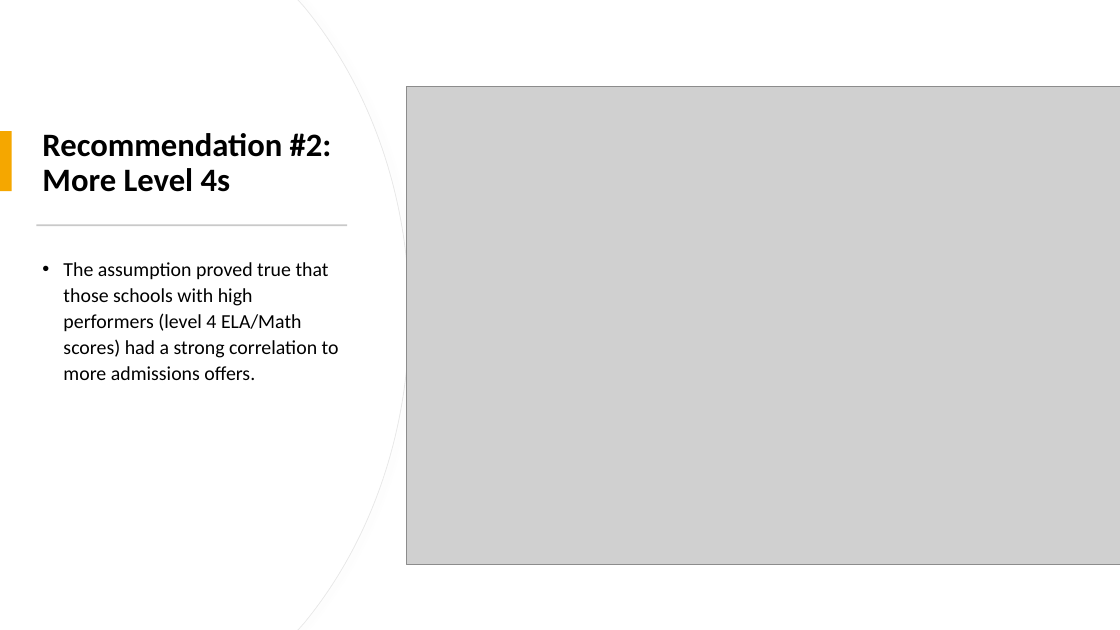
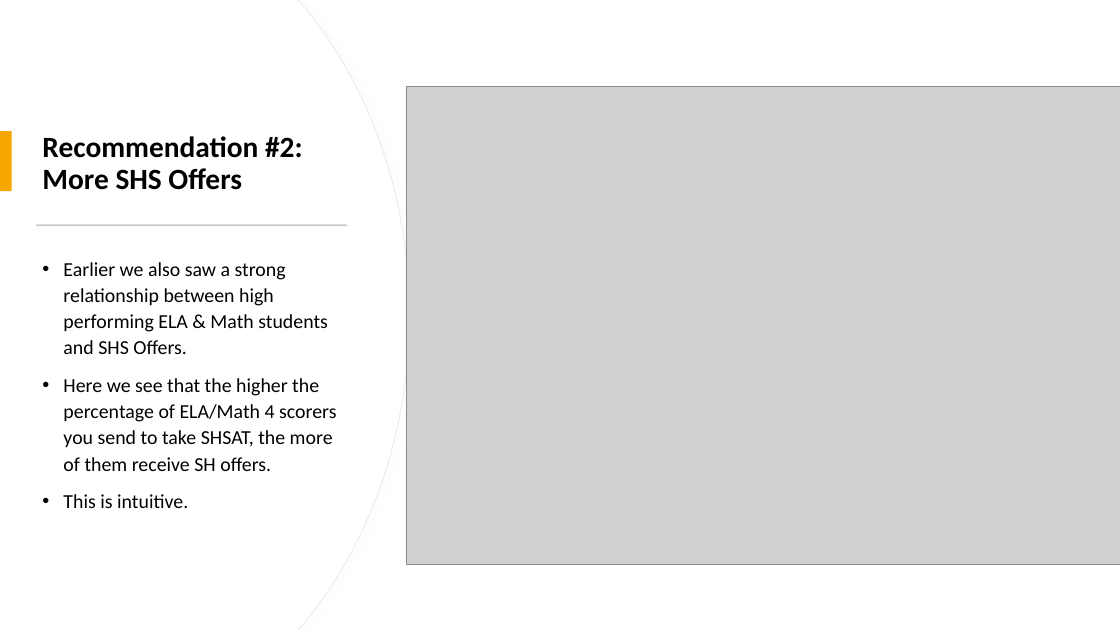
Before and after one commit to dj-m/CapstoneTwo, a slide deck: slide 18 of reports/submission/Capstone_Final_Presentation.pptx (slide 15 before the commit). Drawn at 1120x630 pixels with LibreOffice and Linux fonts; fonts in the diff are those of the drawing; grey boxes stand for pictures. Boxes give left, top, right and bottom in pixels: in the first picture for what was removed or moved away, otherwise in the second. Text is boxed around its words. In the diff, an @@ line names an element or a change of style, - is before the commit and + after.

```diff
--- a/reports/submission/Capstone_Final_Presentation.pptx
+++ b/reports/submission/Capstone_Final_Presentation.pptx
@@ title at bbox=[42, 136, 303, 190]: text changed; size 28 to 25.2 pt @@
-Recommendation #2: More Level 4s
+Recommendation #2:
+More SHS Offers
@@ text at bbox=[63, 262, 336, 508]: text changed @@
-• The assumption proved true that those schools with high performers (level 4 ELA/Math scores) had a strong correlation to more admissions offers.
+• Earlier we also saw a strong relationship between high performing ELA & Math students and SHS Offers.
+• Here we see that the higher the percentage of ELA/Math 4 scorers you send to take SHSAT, the more of them receive SH offers.
+• This is intuitive.
```
Also in this commit, not shown: 15 other slides changed, 5 slides added, 1 slide removed.
